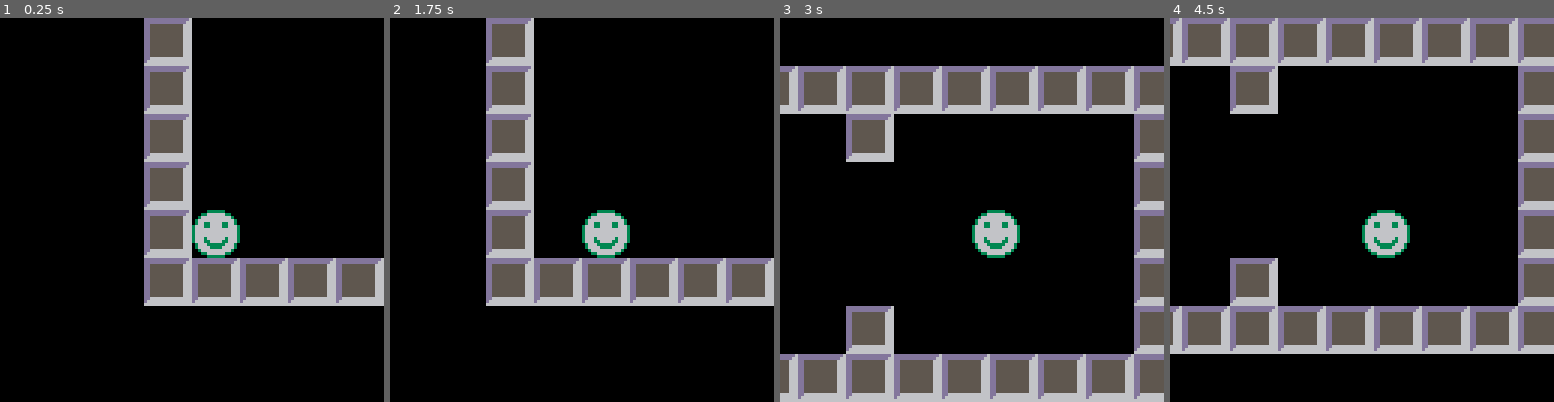
Above: before the commit, frames 1-4 (left to right).
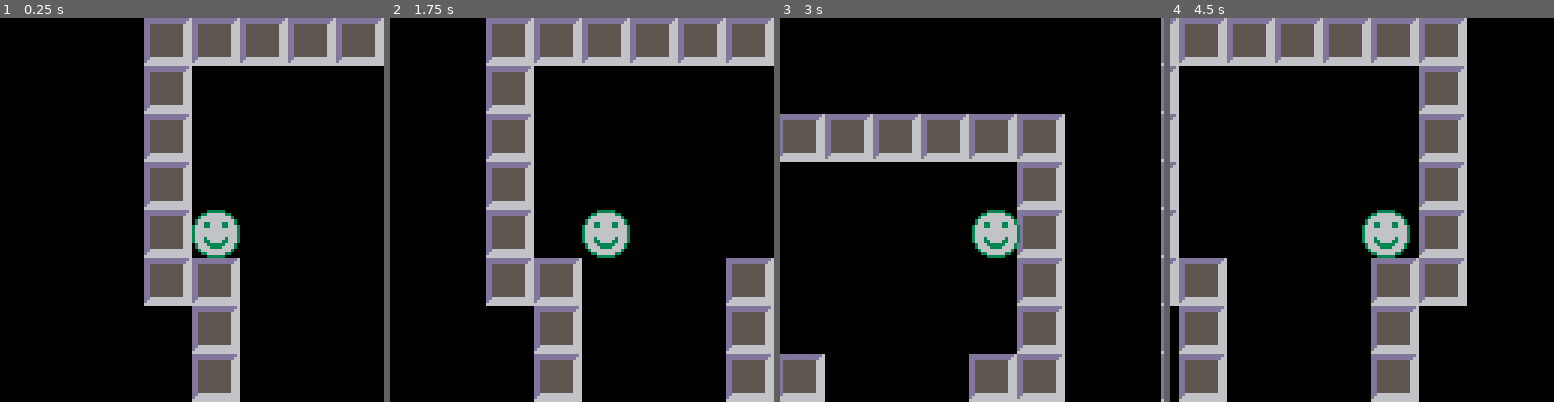
Above: after the commit, the same moments.

Repository: alixnovosi/boxventure
Game: PICO-8 cartridge boxventure.p8
Same seed, same stepped clock (60 frames per second), same inputs: the game is played once before the commit and once after it.
Inputs:
- Up to frame 1 (0.25 s): no input
- Up to frame 2 (1.75 s): tap X (X key) at 0.33, 1.07 s; tap O (Z key) at 0.7, 1.7 s; hold Right from 1.6 s (still down)
- Up to frame 3 (3 s): tap X (X key) at 1.85, 2.97 s; release Right at 2.1 s; tap O (Z key) at 2.1, 2.5, 2.9 s; hold Up 2.15-2.42 s; hold Right from 2.47 s (still down)
- Up to frame 4 (4.5 s): release Right at 3.03 s; hold Left 3.08-3.58 s; tap O (Z key) at 3.3, 3.7, 4.1 s; hold Down 3.63-3.97 s; hold Right from 4.02 s (still down); tap X (X key) at 4.08 s

The runs differ from the first frame. In frame 1, 14% of the frame differs, in the area x 50-100%, y 0-100%; in frame 2, 19%; in frame 3, 44%, in the area x 0-100%, y 0-100%; in frame 4, 39%.

Commit message:
nicer map

Diff:
--- a/boxventure.p8
+++ b/boxventure.p8
@@ -76,7 +76,7 @@
         end
     end
 
-    -- TODO find ways to dedupe
+    -- todo find ways to dedupe
     if dx > 0 then
         -- move to square edge
         dist_to_cell_edge = ((right_col+1) * cell_size) - player_right
@@ -220,7 +220,7 @@
 end
 
 function draw_map()
-    map(level.mapx, level.mapy, 0, 0, 100, 100)
+    map(level.mapx, level.mapy, 0, 0, 128 * cell_size, 128 * cell_size)
 end
 
 -- draw player at correct position.
@@ -271,8 +271,8 @@
 
     -- level init
     level = {
-        startx = 1 * cell_size,
-        starty = 5 * cell_size,
+        startx = 7 * cell_size,
+        starty = 14 * cell_size,
         grav_acc = 0.2,
         mapx = 0,
         mapy = 0,
@@ -464,157 +464,265 @@
 
 
 
+…(96 lines of a section not shown)…
 __gff__
 0001010000000000000000000000000000010100000000000000000000000000000000000000000000000000000b00000000000000000000000000000000000000000000000000000000000000000000000000000000000000000000000000000000000000000000000000000000000000000000000000000000000000000000
 0000000000000000000000000000000000000000000000000000000000000000000000000000000000000000000000000000000000000000000000000000000000000000000000000000000000000000000000000000000000000000000000000000000000000000000000000000000000000000000000000000000000000000
 __map__
-0102010201020102010201020102010201020102010201020102000000000000000000000000000000000000002300000023000000000000000000000000000000000000000000000000000000000000000000000000000000000000000000000000000000000000000000000000000000000000000000000000000000000000
-1112111211121112111211121112111211121112111211121112000000000000000000000000003300000000000000000000000000000000000000000000000000000000000000000000000000000000000000000000000000000000000000000000000000000000000000000000000000000000000000000000000000000000
-0102000000002e2f2e2f2e2f0102000000000000000000000102000000000023000000230000000000000000000000000000000000000000000000000000000000000000000000000000000000000000000000000000000000000000000000000000000000000000000000000000000000000000000000000000000000000000
-111200000000003f3e3f3e3f1112000000000000000000001112000000000033000000000000000000000000000000000033000000000000000000000000000000000000000000000000000000000000000000000000000000000000000000000000000000000000000000000000000000000000000000000000000000000000
-0102002f2e2f000000002e000000000000000000000000000102000000000000000000000000000000000000000000000023000000000000000000000000000000000000000000000000000000000000000000000000000000000000000000000000000000000000000000000000000000000000000000000000000000000000
-111200003e3f003f003f00000000000000000000000000001112000000000000000000000000000000000000000000000000000000000000000000000000000000000000000000000000000000000000000000000000000000000000000000000000000000000000000000000000000000000000000000000000000000000000
-0102002f002f2e002e2f2e2f0000000000000000000000000102000000000000000000000000000000000000000000000000000000000000000000000000000000000000000000000000000000000000000000000000000000000000000000000000000000000000000000000000000000000000000000000000000000000000
-111200003e3f3e3f3e3f3e3f0000000000000000000000001112000000000000000000000000000000000000000000000033000000000000000000000000000000000000000000000000000000000000000000000000000000000000000000000000000000000000000000000000000000000000000000000000000000000000
-010200002e002e2f2e2f2e2f0000000000000000000000000102000000000000000000000000000000000000000000000000000000000000000000000000000000000000000000000000000000000000000000000000000000000000000000000000000000000000000000000000000000000000000000000000000000000000
-11123e0000003e3f3e3f3e3f0000000000000000000000001112000000000000000000000000000000000000000000000033000000000000000000000000000000000000000000000000000000000000000000000000000000000000000000000000000000000000000000000000000000000000000000000000000000000000
-0102000000000000000000000102000000000000000000000102000000000000000000000000000000000000000000000023000000000000000000000000000000000000000000000000000000000000000000000000000000000000000000000000000000000000000000000000000000000000000000000000000000000000
-1112000000000000000000001112000000000000000000001112000000000000000000000000000000000000000000000033000000000000000000000000000000000000000000000000000000000000000000000000000000000000000000000000000000000000000000000000000000000000000000000000000000000000
-0102010201020102010201020102010201020102010201020102000000000000000000000000000000000000000000000023000000000000000000000000000000000000000000000000000000000000000000000000000000000000000000000000000000000000000000000000000000000000000000000000000000000000
-1112111211121112111211121112111211121112111211121112000000000000000000000000000000000000000000000033000000000000000000000000000000000000000000000000000000000000000000000000000000000000000000000000000000000000000000000000000000000000000000000000000000000000
-0023000000000000000000000000000000000000000000000000000000000000000000000000000000000000000000000023000000000000000000000000000000000000000000000000000000000000000000000000000000000000000000000000000000000000000000000000000000000000000000000000000000000000
-0033000000000000000000000000000000000000000000000000000000000000000000000000000000000000000000000033000000000000000000000000000000000000000000000000000000000000000000000000000000000000000000000000000000000000000000000000000000000000000000000000000000000000
-0023000000000000000024250000002627000000000000000000000000000000000000000000000000000000000000000023000000000000000000000000000000000000000000000000000000000000000000000000000000000000000000000000000000000000000000000000000000000000000000000000000000000000
-0033000000000000000034350000003600000000000000000000000000000000000000000000000000000000000000000033000000000000000000000000000000000000000000000000000000000000000000000000000000000000000000000000000000000000000000000000000000000000000000000000000000000000
-0023000000000023000000000000000000000000000000230000000000000000000000000000000000000000000000000000000000000000000000000000000000000000000000000000000000000000000000000000000000000000000000000000000000000000000000000000000000000000000000000000000000000000
-0033003300000033003300000000000000000000000000000000003300000000000000000033003300000000000000000033000000000000000000000000000000000000000000000000000000000000000000000000000000000000000000000000000000000000000000000000000000000000000000000000000000000000
-…(130 lines of a section not shown)…
+0000000000000000000000000000000000000000000000000000000000000000000000000000000000000000000000000000000000000000000000000000000000000000000000000000000000000000000000000000000000000000000000000000000000000000000000000000000000000000000000000000000000000000
+0000000000000000000000000000000000000000000000000000000000000000000000000000003300000000000000000000000000000000000000000000000000000000000000000000000000000000000000000000000000000000000000000000000000000000000000000000000000000000000000000000000000000000
+0000000000000000000000000000000000000000000000000000000000000023000000230000000000000000000000000000000000000000000000000000000000000000000000000000000000000000000000000000000000000000000000000000000000000000000000000000000000000000000000000000000000000000
+000000000000003f3e3f3e000000000000000000000000000000000000000033000000000000000000000000000000000033000000000000000000000000000000000000000000000000000000000000000000000000000000000000000000000000000000000000000000000000000000000000000000000000000000000000
+0000002f2e2f000000002e000000000000000000000000000000000000000000000000000000000000000000000000000023000000000000000000000000000000000000000000000000000000000000000000000000000000000000000000000000000000000000000000000000000000000000000000000000000000000000
+000000003e3f003f003f00000000000000000000000000000000000000000000000000000000000000000000000000000000000000000000000000000000000000000000000000000000000000000000000000000000000000000000000000000000000000000000000000000000000000000000000000000000000000000000
+0000002f002f2e002e2f2e000000000000000000000000000000000000000000000000000000000000000000000000000000000000000000000000000000000000000000000000000000000000000000000000000000000000000000000000000000000000000000000000000000000000000000000000000000000000000000
+000000003e3f3e3f3e3f3e000000000000000000000000000000000000000000000000000000000000000000000000000033000000000000000000000000000000000000000000000000000000000000000000000000000000000000000000000000000000000000000000000000000000000000000000000000000000000000
+0000000000002e2f2e2f2e000000000000000000000000000000000000000000000000000000000000000000000000000000000000000000000000000000000000000000000000000000000000000000000000000000000000000000000000000000000000000000000000000000000000000000000000000000000000000000
+000000000000000000003e000000000000000000000000000000000000000000000000000000000000000000000000000033000000000000000000000000000000000000000000000000000000000000000000000000000000000000000000000000000000000000000000000000000000000000000000000000000000000000
+0000000000000000000000000000000000000000000000000000000000000000000000000000000000000000000000000023000000000000000000000000000000000000000000000000000000000000000000000000000000000000000000000000000000000000000000000000000000000000000000000000000000000000
+0000000000000000000000000000000000000000000000000000000000000000000000000000000000000000000000000033000000000000000000000000000000000000000000000000000000000000000000000000000000000000000000000000000000000000000000000000000000000000000000000000000000000000
+0000000000000000000000000000000000000000000000000000000000000000000000000000000000000000000000000023000000000000000000000000000000000000000000000000000000000000000000000000000000000000000000000000000000000000000000000000000000000000000000000000000000000000
+0000000000000000000000000000000000000000000000000000000000000000000000000000000000000000000000000033000000000000000000000000000000000000000000000000000000000000000000000000000000000000000000000000000000000000000000000000000000000000000000000000000000000000
+0000000000000000000000000000000000000000000000000000000000000000000000000000000000000000000000000023000000000000000000000000000000000000000000000000000000000000000000000000000000000000000000000000000000000000000000000000000000000000000000000000000000000000
+0000000000000000000000000000000000000000000000000000000000000000000000000000000000000000000000000033000000000000000000000000000000000000000000000000000000000000000000000000000000000000000000000000000000000000000000000000000000000000000000000000000000000000
+0023000000000000000024250000002627000000000000000000000000000102010201020102010201020102010201020102010201020102010200000000000000000000000000000000000000000000000000000000000000000000000000000000000000000000000000000000000000000000000000000000000000000000
+0033000000000000000034350000003600000000000000000000000000001112111211121112111211121112111211121112111211121112111200000000000000000000000000000000000000000000000000000000000000000000000000000000000000000000000000000000000000000000000000000000000000000000
+0023000000000023000000000000000000000000000000230000000000000102000000000000000000000000000000000000000000000000010200000000000000000000000000000000000000000000000000000000000000000000000000000000000000000000000000000000000000000000000000000000000000000000
+0033003300000033003300000000000000000000000000000000003300001112000000000033003300000000000000000033000000000000111200000000000000000000000000000000000000000000000000000000000000000000000000000000000000000000000000000000000000000000000000000000000000000000
+0000000000000000000000000102010201020102010201020102000000000102000000000000000000000000000000000000000000000000010200000000000000000000000000000000000000000000000000000000000000000000000000000000000000000000000000000000000000000000000000000000000000000000
+0000000000000000000000001112111211121112111211121112000000001112000000000000000000000000000000000000000000000000111200000000000000000000000000000000000000000000000000000000000000000000000000000000000000000000000000000000000000000000000000000000000000000000
+0000000000000000000000000102000000000000000000000102000000000102000000000000000000000000000000000000000000000000010200000000000000000000000000000000000000000000000000000000000000000000000000000000000000000000000000000000000000000000000000000000000000000000
+0000000000000000000000001112000000000000000000001112000000001112000000000000000000000000000000000000000000000000111200000000000000000000000000000000000000000000000000000000000000000000000000000000000000000000000000000000000000000000000000000000000000000000
+0000000000000000000000000102000000000000000000000102000000000102000000000000000000000000000000000000000000000000010200000000000000000000000000000000000000000000000000000000000000000000000000000000000000000000000000000000000000000000000000000000000000000000
+0000000000000000000000001112000000000000000000001112000000001112000000000000000000000000000000000000000000000000111200000000000000000000000000000000000000000000000000000000000000000000000000000000000000000000000000000000000000000000000000000000000000000000
+0000000000000000000000000102000000000000000000000102000000000102000000000000000000000000000000000000000000000000010200000000000000000000000000000000000000000000000000000000000000000000000000000000000000000000000000000000000000000000000000000000000000000000
+0000000000000000000000001112000000000000000000001112000000001112000000000000000000000000000000000000000000000000111200000000000000000000000000000000000000000000000000000000000000000000000000000000000000000000000000000000000000000000000000000000000000000000
+0000000000000000000000000102000000000000000000000102000000000102000000000000000000000000000000000000000000000000010200000000000000000000000000000000000000000000000000000000000000000000000000000000000000000000000000000000000000000000000000000000000000000000
+0000000000000000000000001112000000000000000000001112000000001112000000000000000000000000000000000000000000000000111200000000000000000000000000000000000000000000000000000000000000000000000000000000000000000000000000000000000000000000000000000000000000000000
+0000000000000000000000000102010200000000000001020102000000000102000000000000000000000000000000000000000000000000010200000000000000000000000000000000000000000000000000000000000000000000000000000000000000000000000000000000000000000000000000000000000000000000
+0000000000000000000000001112111200000000000011121112000000001112000000000000000000000000000000000000000000000000111200000000000000000000000000000000000000000000000000000000000000000000000000000000000000000000000000000000000000000000000000000000000000000000
+…(130 lines of a section not shown)…
Not shown, changed: 192 lines of the sprite sheet (__gfx__) section of boxventure.p8
